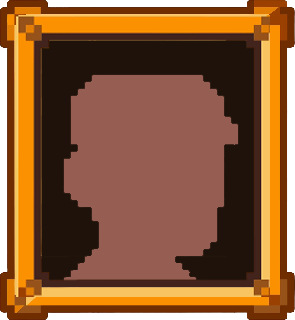
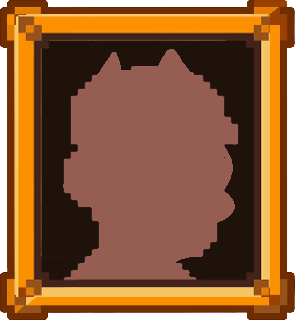
Comparing the layer stacks of the two 295x320 images. Changes:
painted on "Layer 2" over [63, 49, 235, 262]